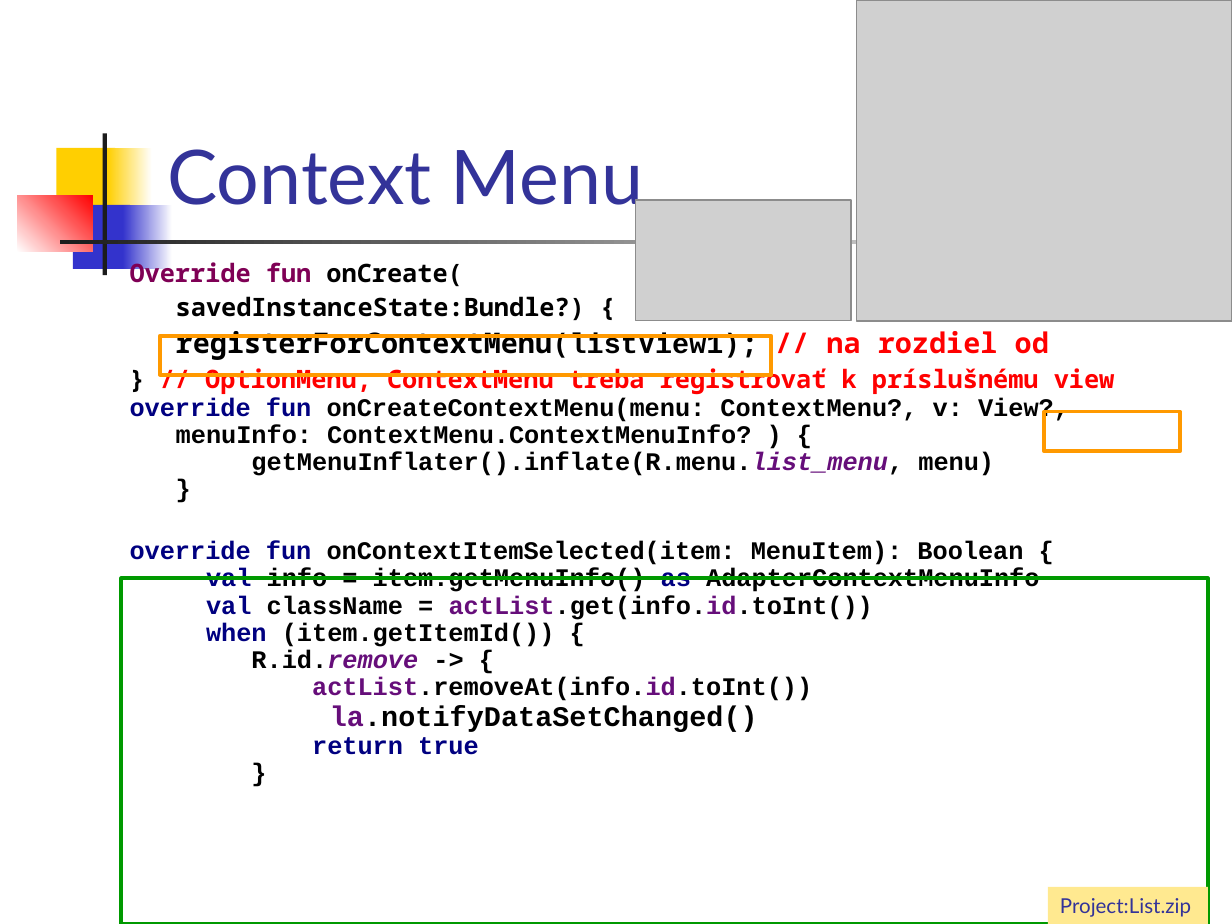
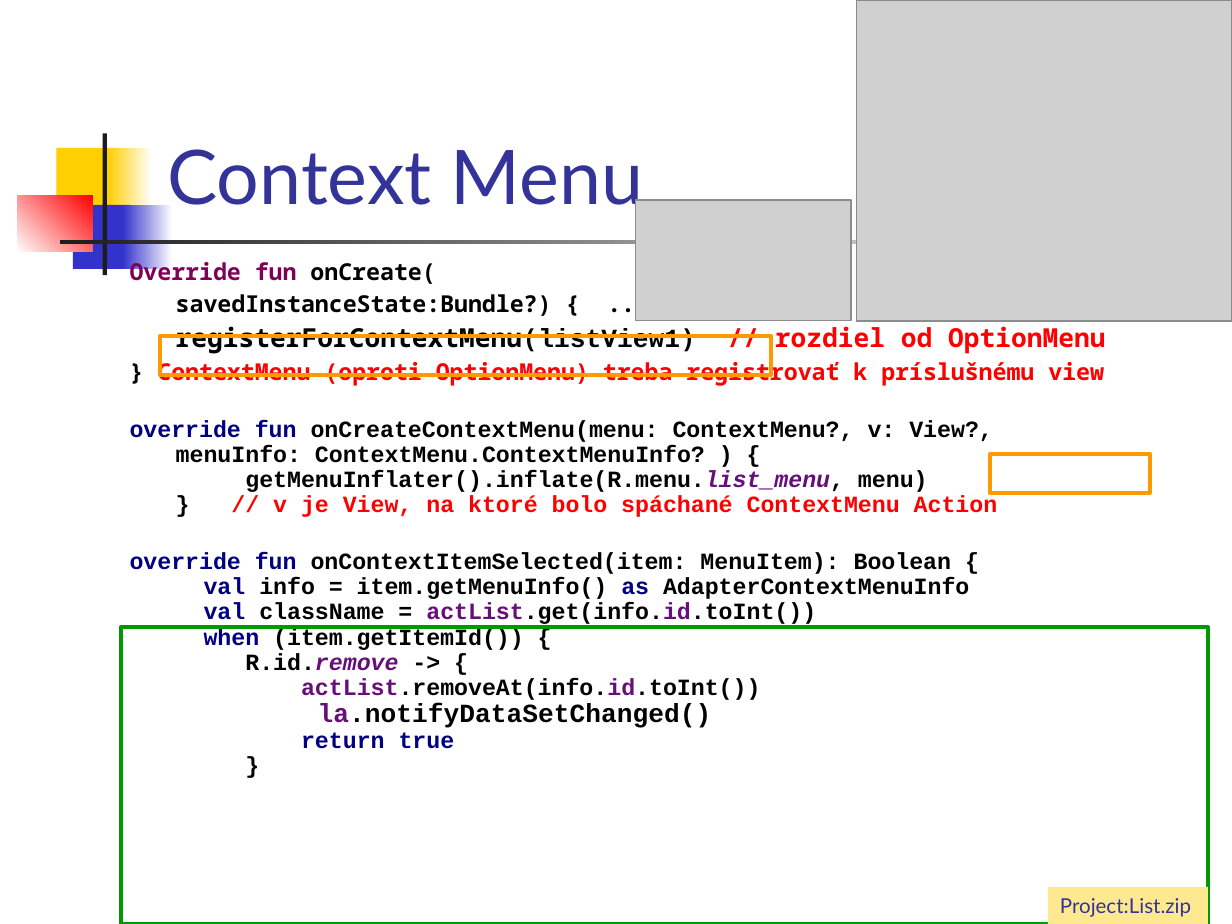
Before and after one commit to vmandro/Prednasky, a slide deck: slide 38 of 04/04_Android.ppt (slide 27 before the commit). Drawn at 1232x924 pixels with LibreOffice and Linux fonts; fonts in the diff are those of the drawing; grey boxes stand for pictures. Boxes give left, top, right and bottom in pixels: in the first picture for what was removed or moved away, otherwise in the second. Text is boxed around its words. In the diff, an @@ line names an element or a change of style, - is before the commit and + after.

```diff
--- a/04/04_Android.ppt
+++ b/04/04_Android.ppt
@@ text at bbox=[130, 258, 969, 749]: size 14.8 to 13.6 pt in "Override fun onCreate(", "savedInstanceState:Bundle?) { ...", "override fun onContextItemSelected(item: MenuItem): Boolean  ..."; size 16.6 to 15.3 pt in "la.notifyDataSetChanged()" @@
@@ text at bbox=[130, 326, 1105, 517]: text changed; size 14.8 to 13.6 pt @@
-registerForContextMenu(listView1); // na rozdiel od
-} // OptionMenu, ContextMenu treba registrovať k príslušnému view
-override fun onCreateContextMenu(menu: ContextMenu?, v: View?, menuInfo: ContextMenu.ContextMenuInfo? ) {
-getMenuInflater().inflate(R.menu.list_menu, menu)
-}
+registerForContextMenu(listView1) // rozdiel od OptionMenu
+} ContextMenu (oproti OptionMenu) treba registrovať k príslušnému view
+override fun onCreateContextMenu(menu: ContextMenu?, v: View?, menuInfo: ContextMenu.ContextMenuInfo? ) {
+getMenuInflater().inflate(R.menu.list_menu, menu)
+} // v je View, na ktoré bolo spáchané ContextMenu Action
@@ rectangle: place and size @@
-rectangle at bbox=[1045, 411, 1180, 451]
+rectangle at bbox=[991, 453, 1149, 493]
@@ rectangle: place and size @@
-rectangle at bbox=[121, 578, 1207, 924]
+rectangle at bbox=[121, 627, 1207, 924]
```
Also in this commit, not shown: 24 other slides changed, 13 slides added, 3 slides removed, 1 other file.
